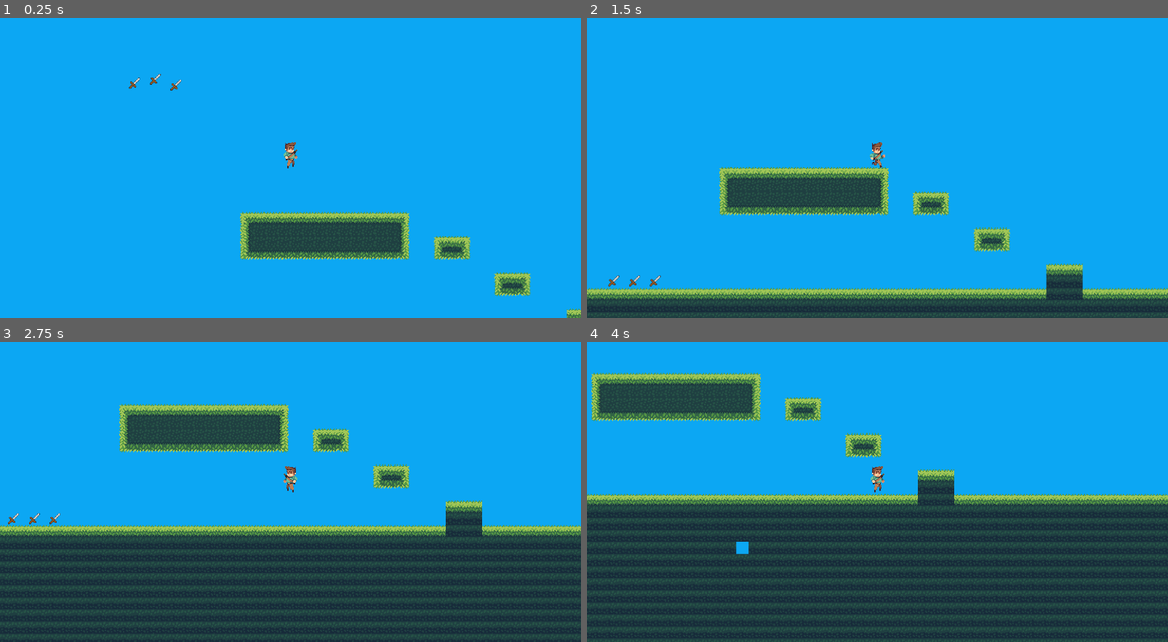
Above: before the commit, frames 1-4 (two rows, left to right).
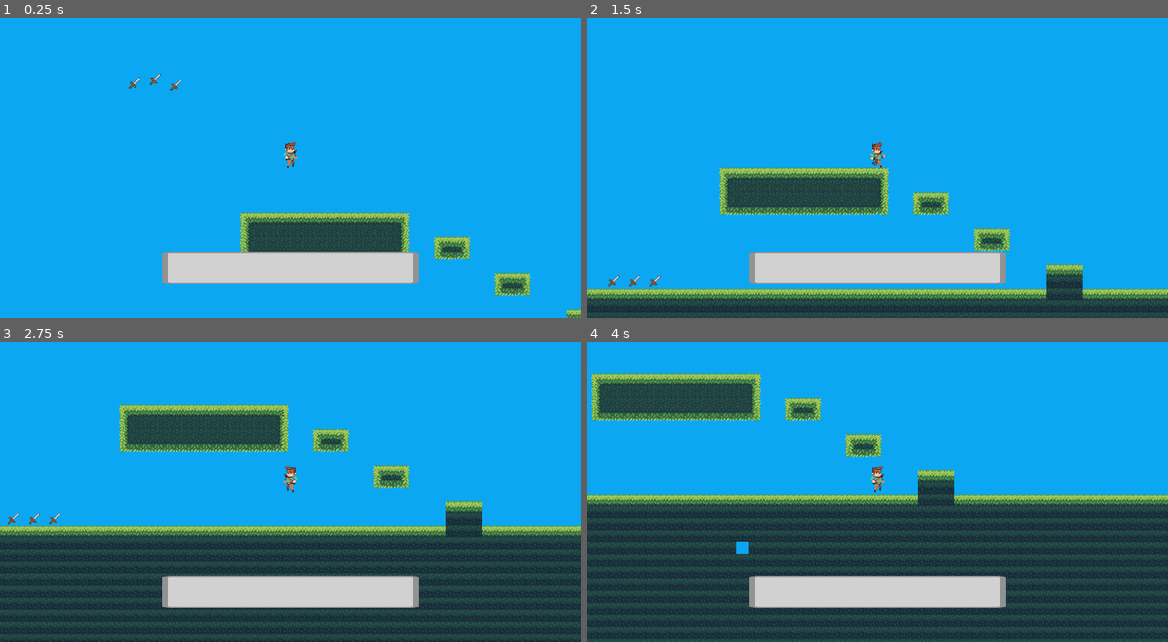
Above: after the commit, the same moments.

Repository: MysteryCoder456/Terons-Crusade
Game: Godot game, scene res://src/scenes/world.tscn
Same seed, same stepped clock (60 frames per second), same inputs: the game is played once before the commit and once after it.
Inputs (mouse positions are in pixels of both pictures, inside the frame that each line leads up to):
- Up to frame 1 (0.25 s): no input
- Up to frame 2 (1.5 s): move the mouse to (1005, 138) at 0.52 s; hold D (move_right) from 0.53 s (still down); right-click (1005, 138) at 0.6 s; click (1005, 138) at 0.67 s; tap W (jump) at 0.77 s; move the mouse to (761, 171) at 1.27 s; click (761, 171) at 1.35 s
- Up to frame 3 (2.75 s): tap W (jump) at 1.52 s; right-click (174, 495) at 1.55 s; move the mouse to (348, 408) at 2.02 s; release D (move_right) at 2.03 s; hold A (move_left) from 2.03 s (still down); tap R (pickup_item) at 2.1 s; click (348, 408) at 2.17 s; right-click (348, 408) at 2.3 s
- Up to frame 4 (4 s): move the mouse to (848, 543) at 2.77 s; release A (move_left) at 2.78 s; hold D (move_right) from 2.78 s (still down); right-click (848, 543) at 2.85 s; click (848, 543) at 2.92 s; tap W (jump) at 3.02, 3.77 s; move the mouse to (1051, 528) at 3.52 s; right-click (1051, 528) at 3.6 s; click (1051, 528) at 3.67 s

The runs differ from the first frame. In frame 1, 4.7% of the frame differs, in the area x 27-73%, y 77-89%; in frame 2, 4.7%; in frame 3, 4.7%; in frame 4, 4.7%.

Commit message:
added hotbar ui

Diff:
--- a/Terons-Crusade/src/actors/Player.tscn
+++ b/Terons-Crusade/src/actors/Player.tscn
@@ -1,8 +1,9 @@
-[gd_scene load_steps=6 format=2]
+[gd_scene load_steps=7 format=2]
 
 [ext_resource path="res://src/spriteframes/player.tres" type="SpriteFrames" id=1]
 [ext_resource path="res://src/scripts/Player.gd" type="Script" id=2]
 [ext_resource path="res://src/ui/Inventory.tscn" type="PackedScene" id=3]
+[ext_resource path="res://src/ui/HotbarUI.tscn" type="PackedScene" id=4]
 
 [sub_resource type="RectangleShape2D" id=1]
 extents = Vector2( 10, 16 )
@@ -31,6 +32,10 @@
 [node name="Inventory" parent="." instance=ExtResource( 3 )]
 visible = false
 
+[node name="HotbarUI" parent="." instance=ExtResource( 4 )]
+position = Vector2( 0, 150 )
+z_index = 1
+
 [node name="ItemPickupDetector" type="Area2D" parent="."]
 collision_layer = 4
 collision_mask = 8
--- a/Terons-Crusade/src/scripts/Inventory.gd
+++ b/Terons-Crusade/src/scripts/Inventory.gd
@@ -3,6 +3,7 @@
 const Slot = preload("res://src/scripts/Slot.gd")
 const Item = preload("res://src/scripts/Item.gd")
 var held_item = null
+onready var player = find_parent("Player")
 
 
 func _ready():
@@ -11,6 +12,8 @@
 
 	for slot in $Hotbar.get_children():
 		slot.connect("gui_input", self, "slot_gui_input", [slot, true])
+
+#	player.sync_inventory_and_hotbar()
 
 func slot_gui_input(event: InputEvent, slot: Slot, in_hotbar):
 	if event is InputEventMouseButton:
@@ -58,6 +61,9 @@
 				else:
 					Globals.player_inventory[slot_id - 1] = item_info
 				print(Globals.player_hotbar)
+
+			if in_hotbar:
+				player.sync_inventory_and_hotbar()
 
 
 func add_item(item: Item) -> bool:
@@ -111,6 +117,7 @@
 		var item_info = [free_slot.item.item_name, free_slot.item.item_quantity]
 		if slot_found_in_hotbar:
 			Globals.player_hotbar[slot_id - 1] = item_info
+			player.sync_inventory_and_hotbar()
 		else:
 			Globals.player_inventory[slot_id - 1] = item_info
 		print(Globals.player_hotbar)
--- a/Terons-Crusade/src/scripts/Player.gd
+++ b/Terons-Crusade/src/scripts/Player.gd
@@ -14,12 +14,14 @@
 	$Inventory.visible = false
 
 	refresh_inventory()
+	sync_inventory_and_hotbar()
 
 
 func _input(event):
 	if Input.is_action_just_pressed("open_inventory"):
 		$Inventory.visible = !inventory_open
 		inventory_open = $Inventory.visible
+		$HotbarUI.visible = !$Inventory.visible
 
 	if Input.is_action_just_pressed("pickup_item"):
 		if len(itemdrops_in_reach) > 0:
@@ -47,6 +49,16 @@
 			var item_object = item_scene.instance()
 			item_object.init(item_info[0], item_info[1])
 			get_node("Inventory/MainInventory/Slot" + String(inv_id + 1)).place_item(item_object)
+
+
+func sync_inventory_and_hotbar():
+	# Clear Hotbar UI
+	for child in $HotbarUI/HotbarGrid.get_children():
+		$HotbarUI/HotbarGrid.remove_child(child)
+		child.queue_free()
+
+	for slot in $Inventory/Hotbar.get_children():
+		$HotbarUI/HotbarGrid.add_child(slot)
 
 
 func get_movement_velocity():
--- /dev/null
+++ b/Terons-Crusade/src/ui/HotbarUI.tscn
@@ -0,0 +1,106 @@
+[gd_scene load_steps=4 format=2]
+
+[ext_resource path="res://assets/ui/inventory_bg.png" type="Texture" id=1]
+[ext_resource path="res://assets/ui/inventory_slot.png" type="Texture" id=2]
+
+[sub_resource type="StyleBoxTexture" id=1]
+texture = ExtResource( 2 )
+region_rect = Rect2( 0, 0, 72, 72 )
+
+[node name="HotbarUI" type="Node2D"]
+scale = Vector2( 0.5, 0.5 )
+
+[node name="TextureRect" type="TextureRect" parent="."]
+anchor_left = 0.5
+anchor_top = 0.5
+anchor_right = 0.5
+anchor_bottom = 0.5
+margin_left = -340.0
+margin_top = -42.5
+margin_right = 340.0
+margin_bottom = 42.5
+rect_min_size = Vector2( 680, 85 )
+texture = ExtResource( 1 )
+expand = true
+__meta__ = {
+"_edit_use_anchors_": false
+}
+
+[node name="HotbarGrid" type="GridContainer" parent="."]
+anchor_left = 0.5
+anchor_top = 0.5
+anchor_right = 0.5
+anchor_bottom = 0.5
+margin_left = -324.0
+margin_top = -36.0
+margin_right = 324.0
+margin_bottom = 36.0
+rect_min_size = Vector2( 648, 72 )
+custom_constants/vseparation = 0
+custom_constants/hseparation = 0
+columns = 9
+__meta__ = {
+"_edit_use_anchors_": false
+}
+
+[node name="Slot1" type="Panel" parent="HotbarGrid"]
+margin_right = 72.0
+margin_bottom = 72.0
+rect_min_size = Vector2( 72, 72 )
+custom_styles/panel = SubResource( 1 )
+
+[node name="Slot2" type="Panel" parent="HotbarGrid"]
+margin_left = 72.0
+margin_right = 144.0
+margin_bottom = 72.0
+rect_min_size = Vector2( 72, 72 )
+custom_styles/panel = SubResource( 1 )
+
+[node name="Slot3" type="Panel" parent="HotbarGrid"]
+margin_left = 144.0
+margin_right = 216.0
+margin_bottom = 72.0
+rect_min_size = Vector2( 72, 72 )
+custom_styles/panel = SubResource( 1 )
+
+[node name="Slot4" type="Panel" parent="HotbarGrid"]
+margin_left = 216.0
+margin_right = 288.0
+margin_bottom = 72.0
+rect_min_size = Vector2( 72, 72 )
+custom_styles/panel = SubResource( 1 )
+
+[node name="Slot5" type="Panel" parent="HotbarGrid"]
+margin_left = 288.0
+margin_right = 360.0
+margin_bottom = 72.0
+rect_min_size = Vector2( 72, 72 )
+custom_styles/panel = SubResource( 1 )
+
+[node name="Slot6" type="Panel" parent="HotbarGrid"]
+margin_left = 360.0
+margin_right = 432.0
+margin_bottom = 72.0
+rect_min_size = Vector2( 72, 72 )
+custom_styles/panel = SubResource( 1 )
+
+[node name="Slot7" type="Panel" parent="HotbarGrid"]
+margin_left = 432.0
+margin_right = 504.0
+margin_bottom = 72.0
+rect_min_size = Vector2( 72, 72 )
+custom_styles/panel = SubResource( 1 )
+
+[node name="Slot8" type="Panel" parent="HotbarGrid"]
+margin_left = 504.0
+margin_right = 576.0
+margin_bottom = 72.0
+rect_min_size = Vector2( 72, 72 )
+custom_styles/panel = SubResource( 1 )
+
+[node name="Slot9" type="Panel" parent="HotbarGrid"]
+margin_left = 576.0
+margin_right = 648.0
+margin_bottom = 72.0
+rect_min_size = Vector2( 72, 72 )
+custom_styles/panel = SubResource( 1 )
